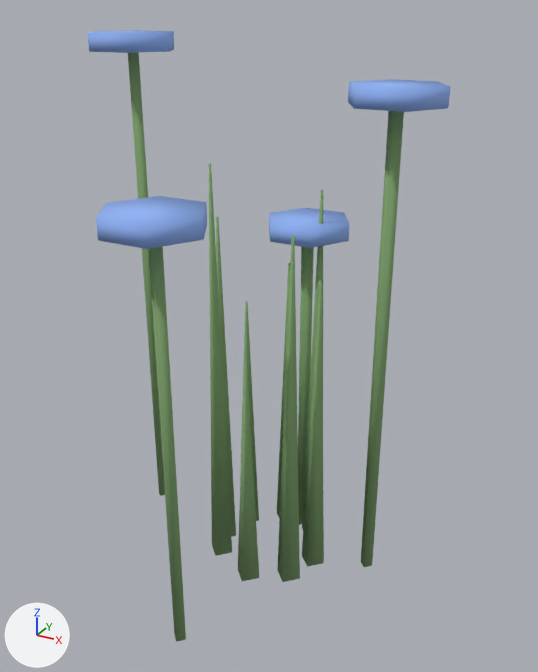
A saved change to the glTF model prototype/assets/models/terrain/wildflower_tuft_1.glb.
Camera for both pictures: a 50 mm lens placed at (0.484, -0.883, 0.821), pointed at (0.023, -0.043, 0.401). Every picture has the same lights, and +X, +Y and +Z are marked at lower left. The picture after the commit comes second.

The older version as bpy lines, for what is in view:
```python
mat_wildflower_tuft_1_mat0 = principled_material('wildflower_tuft_1_mat0')
mat_wildflower_tuft_1_mat0.base_color = (0.22, 0.38, 0.16)  # green #81a66f
mat_wildflower_tuft_1_mat0.roughness = 0.95
mat_wildflower_tuft_1_mat1 = principled_material('wildflower_tuft_1_mat1')
mat_wildflower_tuft_1_mat1.base_color = (0.28, 0.45, 0.92)  # blue #90b3f6
mat_wildflower_tuft_1_mat1.roughness = 0.85
me_wildflower_tuft_1_mesh = bpy.data.meshes.new('wildflower_tuft_1_mesh')
me_wildflower_tuft_1_mesh.from_pydata(...)  # 144 vertices, 224 faces; spans x -0.306..0.226, y -0.296..0.135, z 0.0..0.791
# faces by material slot: [144, 80]
me_wildflower_tuft_1_mesh.materials.append(mat_wildflower_tuft_1_mat0)  # green #81a66f
me_wildflower_tuft_1_mesh.materials.append(mat_wildflower_tuft_1_mat1)  # blue #90b3f6
ob_wildflower_tuft_1 = bpy.data.objects.new('wildflower_tuft_1', me_wildflower_tuft_1_mesh)
ob_wildflower_tuft_1.location = (0.0, 0.0, 0.0)
```
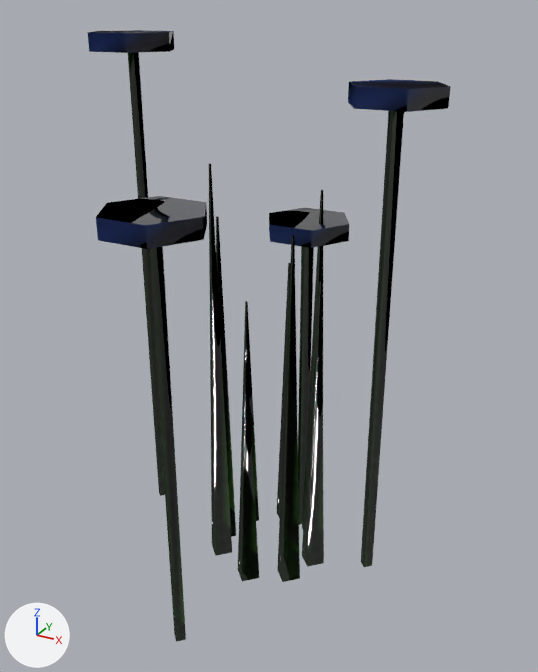
What differs and where, as boxes [x1, y1, x2, y2] in the pictures (538 x 672 px):
```json
{"object": "wildflower_tuft_1", "change": "surface changed", "before": [87, 30, 450, 642], "after": [87, 30, 450, 642], "on screen": "darker"}
```

Scene script edits in JSON lines:
```json
{"op": "add", "block": "img_wildflower_tuft_1_mat1_albedo", "code": ["img_wildflower_tuft_1_mat1_albedo = load_image('wildflower_tuft_1_mat1_albedo', '_unpacked/wildflower_tuft_1_mat1_albedo', 128, 128, 'sRGB')"]}
{"op": "add", "block": "img_wildflower_tuft_1_mat1_norm", "code": ["img_wildflower_tuft_1_mat1_norm = load_image('wildflower_tuft_1_mat1_norm', '_unpacked/wildflower_tuft_1_mat1_norm', 128, 128, 'Non-Color')"]}
{"op": "add", "block": "img_wildflower_tuft_1_mat1_rough", "code": ["img_wildflower_tuft_1_mat1_rough = load_image('wildflower_tuft_1_mat1_rough', '_unpacked/wildflower_tuft_1_mat1_rough', 128, 128, 'Non-Color')"]}
{"op": "add", "block": "img_wildflower_tuft_1_mat0_albedo", "code": ["img_wildflower_tuft_1_mat0_albedo = load_image('wildflower_tuft_1_mat0_albedo', '_unpacked/wildflower_tuft_1_mat0_albedo', 128, 128, 'sRGB')"]}
{"op": "add", "block": "img_wildflower_tuft_1_mat0_norm", "code": ["img_wildflower_tuft_1_mat0_norm = load_image('wildflower_tuft_1_mat0_norm', '_unpacked/wildflower_tuft_1_mat0_norm', 128, 128, 'Non-Color')"]}
{"op": "add", "block": "img_wildflower_tuft_1_mat0_rough", "code": ["img_wildflower_tuft_1_mat0_rough = load_image('wildflower_tuft_1_mat0_rough', '_unpacked/wildflower_tuft_1_mat0_rough', 128, 128, 'Non-Color')"]}
{"block": "mat_wildflower_tuft_1_mat0", "change": "nodes: BsdfPrincipled, OutputMaterial"}
{"block": "mat_wildflower_tuft_1_mat0", "change": "colours: green #81a66f"}
{"block": "mat_wildflower_tuft_1_mat0", "change": "nodes: BsdfPrincipled, Math, NormalMap, OutputMaterial, SeparateColor, TexImage x3"}
{"block": "mat_wildflower_tuft_1_mat0", "change": "uses the picture img_wildflower_tuft_1_mat0_albedo"}
{"block": "mat_wildflower_tuft_1_mat0", "change": "uses the picture img_wildflower_tuft_1_mat0_norm"}
{"block": "mat_wildflower_tuft_1_mat0", "change": "uses the picture img_wildflower_tuft_1_mat0_rough"}
{"block": "mat_wildflower_tuft_1_mat1", "change": "nodes: BsdfPrincipled, OutputMaterial"}
{"block": "mat_wildflower_tuft_1_mat1", "change": "colours: blue #90b3f6"}
{"block": "mat_wildflower_tuft_1_mat1", "change": "nodes: BsdfPrincipled, Math, NormalMap, OutputMaterial, SeparateColor, TexImage x3"}
{"block": "mat_wildflower_tuft_1_mat1", "change": "uses the picture img_wildflower_tuft_1_mat1_albedo"}
{"block": "mat_wildflower_tuft_1_mat1", "change": "uses the picture img_wildflower_tuft_1_mat1_norm"}
{"block": "mat_wildflower_tuft_1_mat1", "change": "uses the picture img_wildflower_tuft_1_mat1_rough"}
{"block": "me_wildflower_tuft_1_mesh", "where": "me_wildflower_tuft_1_mesh.from_pydata(...)  # 144 vertices, 224 faces; spans x -0.306..0.226, y -0.296..0.135, z 0.0..0.791"}
{"block": "me_wildflower_tuft_1_mesh", "where": "# used by ob_wildflower_tuft_1; location = (0.0, 0.0, 0.0)"}
{"block": "me_wildflower_tuft_1_mesh", "change": "me_wildflower_tuft_1_mesh part 1: texture (UV) coordinates changed"}
```
